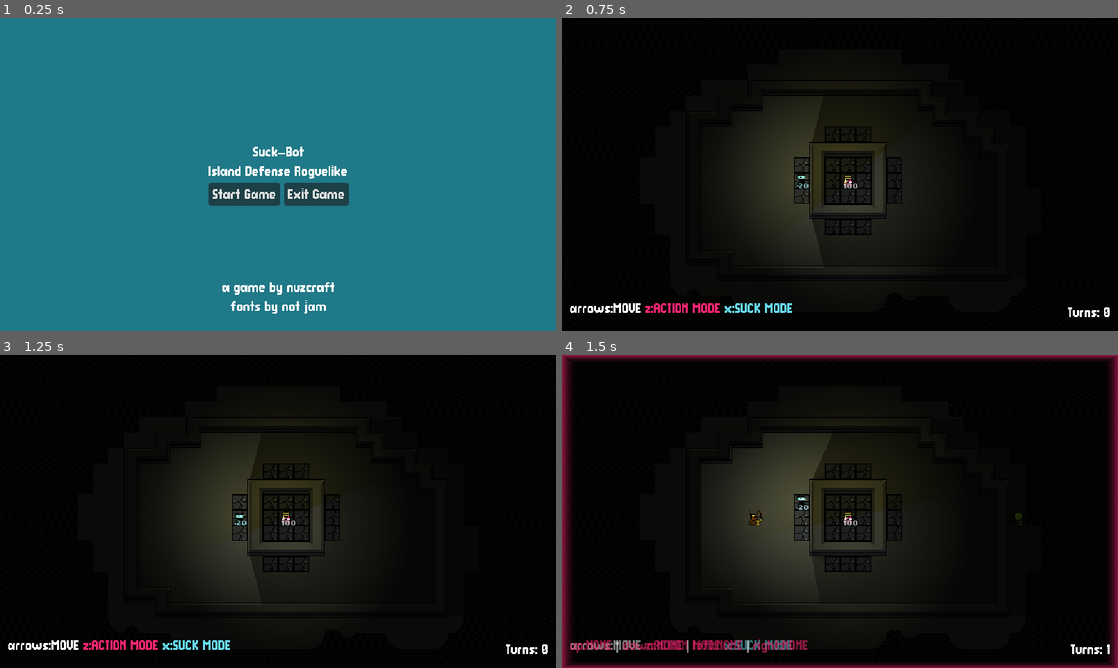
Above: before the commit, frames 1-4 (two rows, left to right).
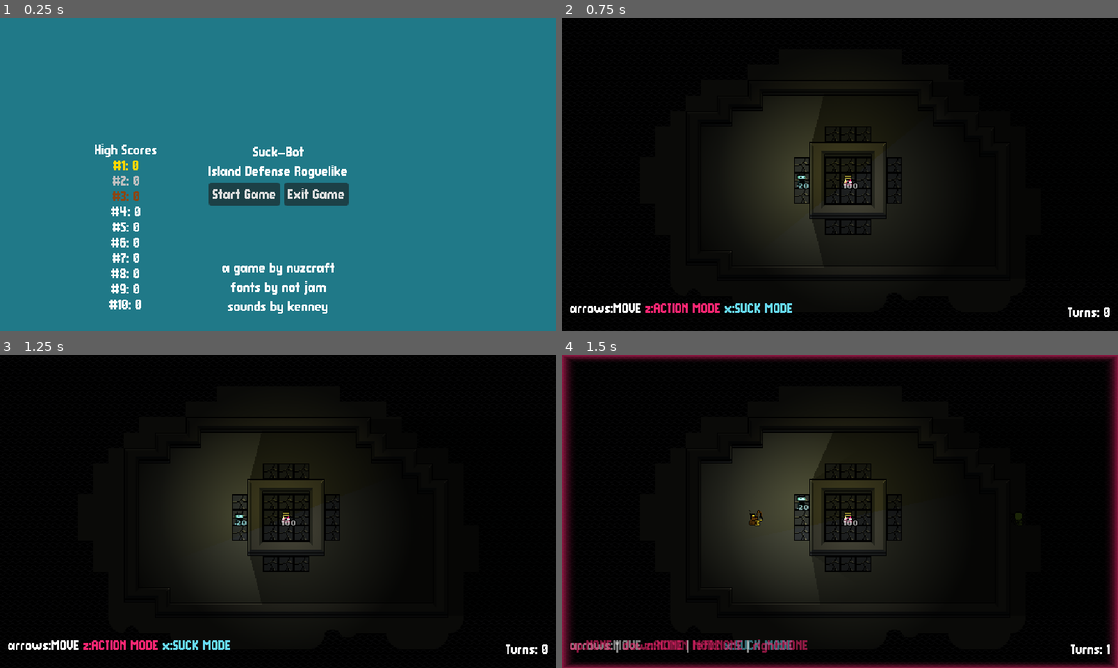
Above: after the commit, the same moments.

Repository: nuzcraft/stunning-barnacle
Game: Godot game, scene res://scenes/main_menu.tscn
Two runs of this game, one before a commit and one after it. Both use one fixed random seed, a clock stepped at 60 frames per second and the inputs below.
Inputs (mouse positions are in pixels of both pictures, inside the frame that each line leads up to):
- Up to frame 1 (0.25 s): no input
- Up to frame 2 (0.75 s): click "Start Game" at 0.5 s
- Up to frame 3 (1.25 s): no input
- Up to frame 4 (1.5 s): move the mouse to (812, 574) at 1.27 s; hold Up (up) from 1.28 s (still down); tap Z (action) at 1.35 s

The runs differ from the first frame. In frame 1, 1.8% of the frame differs, in the area x 17-61%, y 40-95%; in frame 2, nothing differs; in frame 3, nothing differs; in frame 4, nothing differs.

Commit message:
added highscores and some sounds

Diff:
--- /dev/null
+++ b/assets/resources/game_data.gd
@@ -0,0 +1,4 @@
+extends Resource
+class_name GameData
+
+@export var high_scores: Array[int]
--- /dev/null
+++ b/default_bus_layout.tres
@@ -0,0 +1,15 @@
+[gd_resource type="AudioBusLayout" format=3 uid="uid://bqpf0cy0wnkrf"]
+
+[resource]
+bus/1/name = &"Effects"
+bus/1/solo = false
+bus/1/mute = false
+bus/1/bypass_fx = false
+bus/1/volume_db = 0.0
+bus/1/send = &"Master"
+bus/2/name = &"Music"
+bus/2/solo = false
+bus/2/mute = false
+bus/2/bypass_fx = false
+bus/2/volume_db = 0.0
+bus/2/send = &"Master"
--- a/project.godot
+++ b/project.godot
@@ -14,6 +14,10 @@
 run/main_scene="res://scenes/main_menu.tscn"
 config/features=PackedStringArray("4.2", "Forward Plus")
 config/icon="res://icon.svg"
+
+[autoload]
+
+SoundPlayer="*res://scenes/sound_player.tscn"
 
 [display]
 
--- a/scenes/main_menu.gd
+++ b/scenes/main_menu.gd
@@ -1,10 +1,14 @@
 extends Control
 
+@onready var high_scores_label: RichTextLabel = $HighScoresLabel
+
+var game_data = GameData.new()
 
 # Called when the node enters the scene tree for the first time.
 func _ready() -> void:
-	pass # Replace with function body.
-
+	if ResourceLoader.exists("user://high_scores_file.tres"):
+		game_data = ResourceLoader.load("user://high_scores_file.tres")
+	update_high_scores_label()
 
 # Called every frame. 'delta' is the elapsed time since the previous frame.
 func _process(delta: float) -> void:
@@ -12,8 +16,35 @@
 
 
 func _on_start_button_pressed() -> void:
+	SoundPlayer.play_sound(SoundPlayer.CLICK_3)
 	get_tree().change_scene_to_file("res://scenes/world.tscn")
 
+func _on_exit_button_pressed() -> void:
+	SoundPlayer.play_sound(SoundPlayer.CLICK_3)
+	get_tree().quit()
 
-func _on_exit_button_pressed() -> void:
-	get_tree().quit()
+func update_high_scores_label():
+	high_scores_label.clear()
+	game_data.high_scores.sort()
+	game_data.high_scores.reverse()
+	for x in (10 - game_data.high_scores.size()):
+		game_data.high_scores.append(0)
+	high_scores_label.append_text("[p align=center]High Scores\n")
+	for x in range(10):
+		var i = x + 1
+		var color = "white"
+		if i == 1:
+			color = "gold"
+		elif i == 2:
+			color = "silver"
+		elif i == 3:
+			color = "saddlebrown"
+		high_scores_label.append_text("[color=%s]#%d: %d[/color]\n" % [color, i, game_data.high_scores[x]])
+
+
+func _on_start_button_mouse_entered() -> void:
+	SoundPlayer.play_sound(SoundPlayer.ROLLOVER_2)
+
+
+func _on_exit_button_mouse_entered() -> void:
+	SoundPlayer.play_sound(SoundPlayer.ROLLOVER_2)
--- a/scenes/main_menu.tscn
+++ b/scenes/main_menu.tscn
@@ -76,5 +76,33 @@
 text = "fonts by not jam"
 horizontal_alignment = 1
 
+[node name="Credits3" type="Label" parent="VBoxContainer2"]
+layout_mode = 2
+text = "sounds by kenney"
+horizontal_alignment = 1
+
+[node name="HighScoresLabel" type="RichTextLabel" parent="."]
+layout_mode = 1
+offset_left = 86.0
+offset_top = 128.0
+offset_right = 175.0
+offset_bottom = 224.0
+bbcode_enabled = true
+text = "[p align=center]high scores
+[color=gold]#1: 100[/color]
+[color=silver]#2: 200[/color]
+[color=saddlebrown]#3: 500[/color]
+#4: 3
+#5: 3
+#6: 3
+#7: 3
+#8: 3
+#9: 3
+#10: 3
+[/p]"
+fit_content = true
+
+[connection signal="mouse_entered" from="VBoxContainer/HBoxContainer/StartButton" to="." method="_on_start_button_mouse_entered"]
 [connection signal="pressed" from="VBoxContainer/HBoxContainer/StartButton" to="." method="_on_start_button_pressed"]
+[connection signal="mouse_entered" from="VBoxContainer/HBoxContainer/ExitButton" to="." method="_on_exit_button_mouse_entered"]
 [connection signal="pressed" from="VBoxContainer/HBoxContainer/ExitButton" to="." method="_on_exit_button_pressed"]
--- /dev/null
+++ b/scenes/sound_player.gd
@@ -0,0 +1,43 @@
+extends Node
+
+const CLICK_1 = preload("res://assets/sounds/click1.ogg")
+const ROLLOVER_1 = preload("res://assets/sounds/rollover1.ogg")
+const CLICK_3 = preload("res://assets/sounds/click3.ogg")
+const ROLLOVER_2 = preload("res://assets/sounds/rollover2.ogg")
+const PEP_SOUND_3 = preload("res://assets/sounds/pepSound3.ogg")
+const SWITCH_8 = preload("res://assets/sounds/switch8.ogg")
+const SWITCH_11 = preload("res://assets/sounds/switch11.ogg")
+const FOOTSTEP_GRASS_002 = preload("res://assets/sounds/footstep_grass_002.ogg")
+const IMPACT_MINING_002 = preload("res://assets/sounds/impactMining_002.ogg")
+const IMPACT_SOFT_HEAVY_003 = preload("res://assets/sounds/impactSoft_heavy_003.ogg")
+const DOOR_CLOSE_4 = preload("res://assets/sounds/doorClose_4.ogg")
+const IMPACT_PLANK_MEDIUM_004 = preload("res://assets/sounds/impactPlank_medium_004.ogg")
+
+@onready var audioPlayers := $AudioPlayers
+@onready var musicPlayers := $MusicPlayers
+
+func play_sound(sound):
+	for audioStreamPlayer in audioPlayers.get_children():
+		if not audioStreamPlayer.playing:
+			audioStreamPlayer.stream = sound
+			audioStreamPlayer.play()
+			break
+
+func play_music(sound):
+	for audioStreamPlayer in musicPlayers.get_children():
+		if not audioStreamPlayer.playing:
+			audioStreamPlayer.stream = sound
+			audioStreamPlayer.play()
+			break
+
+func stop_music():
+	for audioStreamPlayer in musicPlayers.get_children():
+		if audioStreamPlayer.playing:
+			audioStreamPlayer.stop()
+
+func is_sound_playing() -> bool:
+	var playing = false
+	for audioStreamPlayer in audioPlayers.get_children():
+		if audioStreamPlayer.playing:
+			return true
+	return false
--- /dev/null
+++ b/scenes/sound_player.tscn
@@ -0,0 +1,37 @@
+[gd_scene load_steps=2 format=3 uid="uid://d4ewqvvwkbly0"]
+
+[ext_resource type="Script" path="res://scenes/sound_player.gd" id="1_ifc36"]
+
+[node name="SoundPlayer" type="Node"]
+script = ExtResource("1_ifc36")
+
+[node name="AudioPlayers" type="Node" parent="."]
+
+[node name="AudioStreamPlayer" type="AudioStreamPlayer" parent="AudioPlayers"]
+bus = &"Effects"
+
+[node name="AudioStreamPlayer2" type="AudioStreamPlayer" parent="AudioPlayers"]
+bus = &"Effects"
+
+[node name="AudioStreamPlayer3" type="AudioStreamPlayer" parent="AudioPlayers"]
+bus = &"Effects"
+
+[node name="AudioStreamPlayer4" type="AudioStreamPlayer" parent="AudioPlayers"]
+bus = &"Effects"
+
+[node name="AudioStreamPlayer5" type="AudioStreamPlayer" parent="AudioPlayers"]
+bus = &"Effects"
+
+[node name="AudioStreamPlayer6" type="AudioStreamPlayer" parent="AudioPlayers"]
+bus = &"Effects"
+
+[node name="AudioStreamPlayer7" type="AudioStreamPlayer" parent="AudioPlayers"]
+bus = &"Effects"
+
+[node name="AudioStreamPlayer8" type="AudioStreamPlayer" parent="AudioPlayers"]
+bus = &"Effects"
+
+[node name="MusicPlayers" type="Node" parent="."]
+
+[node name="AudioStreamPlayer" type="AudioStreamPlayer" parent="MusicPlayers"]
+bus = &"Music"
--- a/scenes/world.gd
+++ b/scenes/world.gd
@@ -17,19 +17,19 @@
 const SUCK_EFFECT = preload("res://scenes/effects/suck.tscn")
 const BUILDER = preload("res://scenes/actor/builder.tscn")
 const ENEMY = preload("res://scenes/actor/enemy.tscn")
-
-var tilesize = 16
-var astar_grid = AStarGrid2D.new()
-var astar_grid_2 = AStarGrid2D.new()
-
-var magenta: Color = "#f92672"
-var blue: Color = "#66d9ef"
+const magenta: Color = "#f92672"
+const blue: Color = "#66d9ef"
 
 enum {
 	MOVING,
 	ACTION,
 	SUCK
 }
+
+var tilesize = 16
+var astar_grid = AStarGrid2D.new()
+var astar_grid_2 = AStarGrid2D.new()
+
 var gamestate = MOVING
 var turn_taken = false
 var num_turns = -1
@@ -41,6 +41,7 @@
 var turns_till_enemy_spawn = 0
 
 var paused = false
+var game_data = GameData.new()
 
 # Called when the node enters the scene tree for the first time.
 func _ready() -> void:
@@ -55,6 +56,8 @@
 	for lighthouse in get_tree().get_nodes_in_group("lighthouses"):
 		lighthouse.died.connect(_on_actor_died)
 	hero.died.connect(_on_actor_died)
+	if ResourceLoader.exists("user://high_scores_file.tres"):
+		game_data = ResourceLoader.load("user://high_scores_file.tres")
 
 # Called every frame. 'delta' is the elapsed time since the previous frame.
 func _process(delta: float) -> void:
@@ -112,11 +115,12 @@
 				if not try_attack(enemy, vector):
 					try_move(enemy, vector)
 		for enemy: Actor in get_tree().get_nodes_in_group("enemies"):
-			if enemy.position.distance_to(hero.position) < enemy.target_radius * tilesize:
-				if enemy.position.distance_to(hero.position) < enemy.position.distance_to(lighthouse.position):
-					enemy.target = tile_map.local_to_map(hero.position)
-			else:
-				enemy.target = tile_map.local_to_map(lighthouse.position)
+			if lighthouse:
+				if enemy.position.distance_to(hero.position) < enemy.target_radius * tilesize:
+					if enemy.position.distance_to(hero.position) < enemy.position.distance_to(lighthouse.position):
+						enemy.target = tile_map.local_to_map(hero.position)
+				else:
+					enemy.target = tile_map.local_to_map(lighthouse.position)
 		turn_taken = false
 
 func try_move(actor: Actor, vector: Vector2) -> bool:
@@ -130,6 +134,8 @@
 	if not destincation_cell_background_data: #no ground
 		return false
 	actor.move(vector)
+	if actor == hero:
+		SoundPlayer.play_sound(SoundPlayer.FOOTSTEP_GRASS_002)
 	return true
 
 func border_gradient_alpha(alpha: float) -> void:
@@ -189,6 +195,7 @@
 			if act_coords == coords:
 				act.damage(1)
 				actor.bump_anim(vector)
+				SoundPlayer.play_sound(SoundPlayer.IMPACT_PLANK_MEDIUM_004)
 				return true
 	var success = tile_map.try_attack_wall(coords)
 	if success:
@@ -231,6 +238,7 @@
 			border_gradient_color(magenta)
 			move_control_alpha(0.0)
 			action_control_alpha(1.0)
+			SoundPlayer.play_sound(SoundPlayer.SWITCH_8)
 		if Input.is_action_just_pressed("suck"):
 			gamestate = SUCK
 			border_gradient_alpha(1.0)
@@ -238,6 +246,7 @@
 			move_control_alpha(0.0)
 			suck_control_alpha(1.0)
 			action_control_alpha(0.5)
+			SoundPlayer.play_sound(SoundPlayer.SWITCH_8)
 		if turn_taken:
 			num_turns += 1
 	if Input.is_action_just_pressed("escape"):
@@ -282,6 +291,7 @@
 		border_gradient_alpha(0.0)
 		move_control_alpha(1.0)
 		action_control_alpha(0.0)
+		SoundPlayer.play_sound(SoundPlayer.SWITCH_11)
 	if turn_taken:
 		num_turns += 1
 
@@ -321,6 +331,7 @@
 		move_control_alpha(1.0)
 		suck_control_alpha(0.0)
 		action_control_alpha(0.0)
+		SoundPlayer.play_sound(SoundPlayer.SWITCH_11)
 	if turn_taken:
 		num_turns += 1
 
@@ -361,6 +372,8 @@
 		pause_and_game_over.show()
 		game_over_label.show()
 		resume_button.hide()
+		game_data.high_scores.append(num_turns)
+		ResourceSaver.save(game_data, "user://high_scores_file.tres")
 	actor.queue_free()
 
 func try_spawn_builder() -> void:
--- a/scenes/world_tilemap.gd
+++ b/scenes/world_tilemap.gd
@@ -35,8 +35,11 @@
 				var atlas_coords = get_cell_atlas_coords(e_layers.FOREGROUND2, coords)
 				if atlas_coords == Vector2i(9,2): # broken wall
 					set_cell_broken_wall(coords)
+					SoundPlayer.play_sound(SoundPlayer.IMPACT_MINING_002)
+					SoundPlayer.play_sound(SoundPlayer.IMPACT_SOFT_HEAVY_003)
 			else:
 				set_cell(e_layers.FOREGROUND2, coords, e_source_id.TILES, Vector2(9, 2))
+				SoundPlayer.play_sound(SoundPlayer.IMPACT_SOFT_HEAVY_003)
 			return true
 	return false
 
@@ -49,6 +52,7 @@
 				var atlas_coords = get_cell_atlas_coords(e_layers.FOREGROUND2, coords)
 				if atlas_coords == Vector2i(9,2): # broken wall
 					set_cell(e_layers.FOREGROUND2, coords, e_source_id.TILES, Vector2(-1, -1)) #clear out broken part
+					SoundPlayer.play_sound(SoundPlayer.DOOR_CLOSE_4)
 					return true
 			return false
 	set_cell(e_layers.FOREGROUND, Vector2i(coords), e_source_id.TILES, Vector2i(0, 0))
Not shown, added: assets/sounds/click1.ogg.import
Not shown, added: assets/sounds/click3.ogg.import
Not shown, added: assets/sounds/doorClose_4.ogg.import
Not shown, added: assets/sounds/footstep_grass_002.ogg.import
Not shown, added: assets/sounds/impactMining_002.ogg.import
Not shown, added: assets/sounds/impactPlank_medium_004.ogg.import
Not shown, added: assets/sounds/impactSoft_heavy_003.ogg.import
Not shown, added: assets/sounds/pepSound3.ogg.import
Not shown, added: assets/sounds/rollover1.ogg.import
Not shown, added: assets/sounds/rollover2.ogg.import
Not shown, added: assets/sounds/switch11.ogg.import
Not shown, added: assets/sounds/switch8.ogg.import
(and 13 more such lines)
